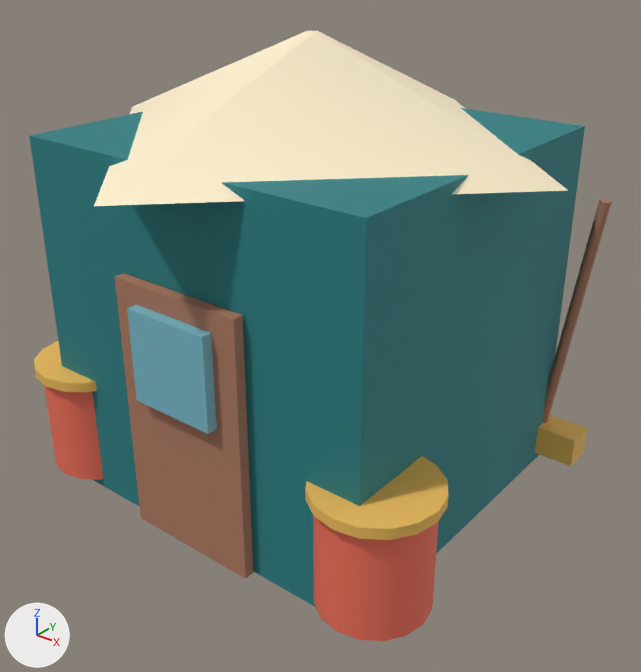
The glTF model games/brightway-park/public/art/models/staff_janitor.glb: old version first, new version second.
Camera for both pictures: a camera (50 mm lens) standing at (4.0, -4.92, 4.25) and looking at (0.18, -0.14, 1.28). Lighting does not change. The marker at lower left points along +X, +Y and +Z. The picture after the commit comes second. Where no turn or scale is listed for an object, it has been applied to the vertices.

Names of what the first picture shows: 'staff_janitor_0', 'staff_janitor_1', 'staff_janitor_2', 'staff_janitor_3', 'staff_janitor_4', 'staff_janitor_5'.
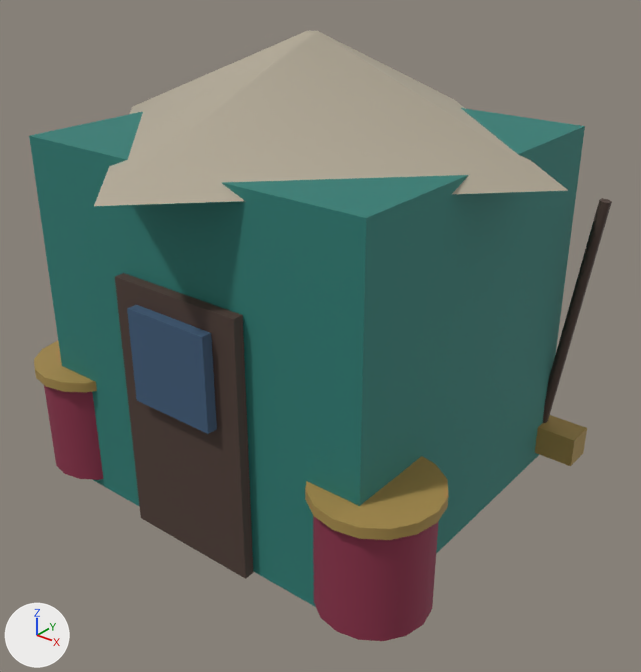
Changed parts and their boxes (x1, y1, x2, y2) in the pictures (641 x 672 px):
'staff_janitor_1', recoloured (beige to grey): (94, 31, 568, 206) in both
'staff_janitor_2', recoloured: (115, 198, 612, 579) in both
'staff_janitor_4', recoloured (darker): (44, 385, 439, 641) in both
'staff_janitor_5', recoloured: (34, 341, 587, 540) in both
'staff_janitor_3', recoloured (cyan to dark blue): (127, 305, 217, 434) in both

What the commit changed:
Material 'Material_1' (mat_material_1) changes colour from beige #fff1cf to grey #b1a895; in linear values from (1.0, 0.88, 0.624) to (0.44, 0.392, 0.301).
Material 'Material_2' (mat_material_2) changes colour from brown #ad7960 to brown #4d3b33; in linear values from (0.418, 0.191, 0.117) to (0.0742, 0.0437, 0.0331).
Material 'Material_3' (mat_material_3) changes colour from cyan #77b8c8 to dark blue #3d5a78; in linear values from (0.184, 0.479, 0.578) to (0.0467, 0.102, 0.188).
Material 'Material_4' (mat_material_4) changes colour from red #ef7059 to red #8c2f4a; in linear values from (0.863, 0.162, 0.0999) to (0.262, 0.0284, 0.0685).
Material 'Material_5' (mat_material_5) changes colour from orange #edbc5c to brown #a68a4a; in linear values from (0.847, 0.503, 0.107) to (0.381, 0.254, 0.0685).
